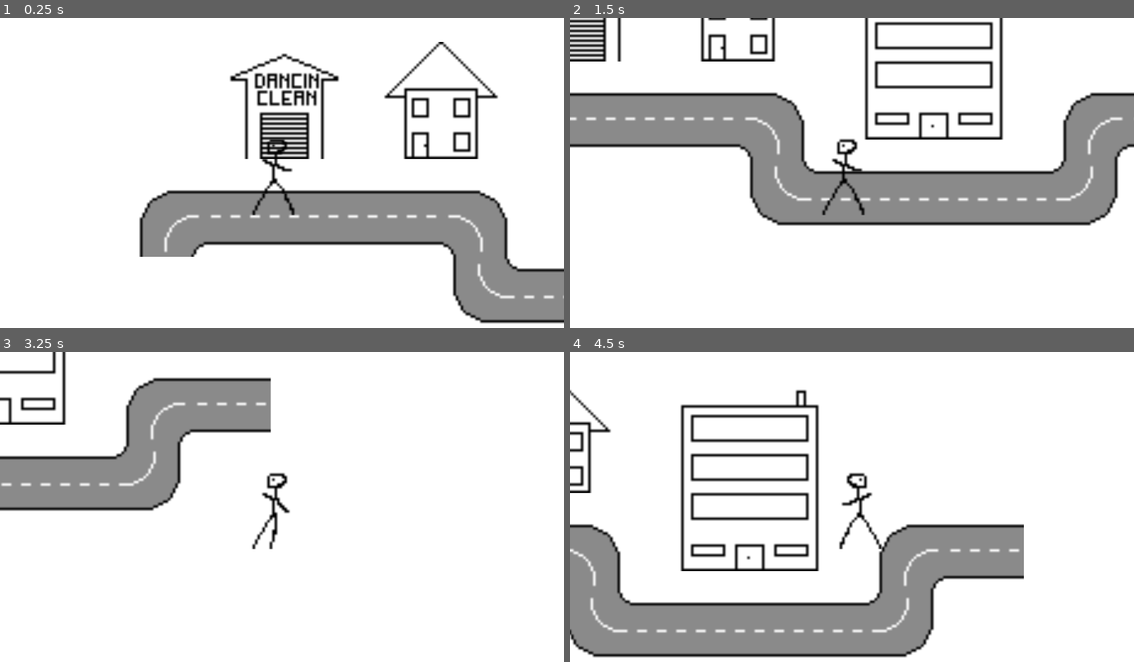
Above: before the commit, frames 1-4 (two rows, left to right).
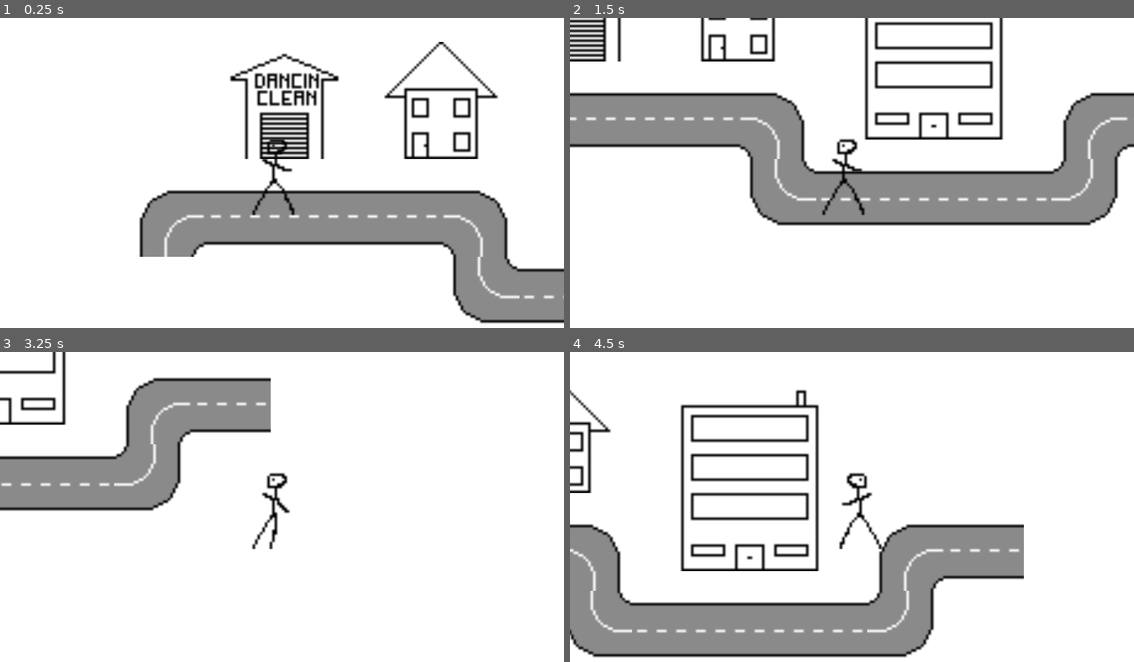
Above: after the commit, the same moments.

Repository: grafgustav/godot-stick-figure-cleaning
Game: Godot game, scene res://village.tscn
The game is run twice, just before and just after one commit, with the same random seed, the same clock (stepped at 60 frames per second) and the same inputs. The engine's default icon, where the game draws it, is replaced by a stand-in: a white triangle on a blue panel in a dark square.
Inputs:
- Up to frame 1 (0.25 s): no input
- Up to frame 2 (1.5 s): tap Enter at 0.5 s; hold D (move_right) 0.53-1.28 s; hold Space (use_tool) 0.53-1.28 s; hold S (move_down) from 1.28 s (still down); tap Space (use_tool) at 1.35 s
- Up to frame 3 (3.25 s): release S (move_down) at 2.03 s; hold D (move_right) 2.03-2.78 s; hold Space (use_tool) 2.03-2.78 s; hold W (move_up) from 2.78 s (still down); tap Space (use_tool) at 2.85 s
- Up to frame 4 (4.5 s): release W (move_up) at 3.53 s; hold Space (use_tool) 3.53-4.28 s; hold A (move_left) from 3.53 s (still down); tap Space (use_tool) at 4.35 s

The runs differ from the first frame. In frame 1, less than 0.1% of the frame differs, in the area x 29-93%, y 63-91%; in frame 2, 0.1%, in the area x 30-99%, y 31-60%; in frame 3, less than 0.1%; in frame 4, 0.1%.

Commit message:
added terrible confirm level change dialog added GameManager for some general game management some fixes probably? but even more bugs for sure

Diff:
--- a/Levels/level1.gd
+++ b/Levels/level1.gd
@@ -2,11 +2,6 @@
 extends Node2D
 
 func _ready() -> void:
-	%UI.connect("ui_broom_but_pressed", _on_broom_but_pressed)
-	%UI.connect("ui_vacuum_but_pressed", _on_vacuum_but_pressed)
-	%UI.connect("ui_hands_but_pressed", _on_hands_but_pressed)
-	%UI.connect("ui_mop_but_pressed", _on_mop_but_pressed)
-	%UI.connect("ui_tile_machine_but_pressed", _on_tile_machine_but_pressed)
 	ScoreManager.connect("player_points_updated", _on_player_points_updated)
 
 func _process(_delta: float) -> void:
--- /dev/null
+++ b/Managers/GameManager.gd
@@ -0,0 +1,34 @@
+class_name GameManagerClass
+extends Node
+
+## Manages the game state
+## transitions levels, pause, save and load games
+
+var overlay : EnterLevelDialog
+
+func connect_to_level_collision_area(area: LevelCollisionArea) -> void:
+	area.connect("level_area_entered", show_level_dialog)
+
+func show_level_dialog(level_number : int) -> void:
+	get_tree().paused = true
+	overlay = preload("res://UI/enter_level_dialog.tscn").instantiate()
+	overlay.connect("confirm_but_pressed", switch_scene_to_level.bind(level_number))
+	overlay.connect("cancel_but_pressed", cancel_dialog)
+	get_tree().current_scene.add_child(overlay)
+
+func cancel_dialog() -> void:
+	get_tree().paused = false
+	if overlay:
+		overlay.queue_free()
+
+func switch_scene_to_level(level_number : int) -> void:
+	print("Switching scene?")
+	get_tree().paused = false
+	var level_file : String
+	if GlobalStuff.LEVEL_DATA.has(level_number):
+		level_file = GlobalStuff.LEVEL_DATA[level_number]["scene_file"]
+		await get_tree().process_frame
+		get_tree().change_scene_to_file(level_file)
+	else:
+		print("Level Number has no matching file in constants", level_number)
+		cancel_dialog()
--- /dev/null
+++ b/UI/enter_level_dialog.gd
@@ -0,0 +1,13 @@
+class_name EnterLevelDialog
+extends CanvasLayer
+
+signal confirm_but_pressed
+signal cancel_but_pressed
+
+func _on_confirm_but_pressed() -> void:
+	print("Confirm pressed in Dialog")
+	confirm_but_pressed.emit()
+
+func _on_cancel_but_pressed() -> void:
+	print("Cancel pressed in Dialog")
+	cancel_but_pressed.emit()
--- /dev/null
+++ b/UI/enter_level_dialog.tscn
@@ -0,0 +1,102 @@
+[gd_scene load_steps=9 format=3 uid="uid://cvo7bwaenr3ag"]
+
+[ext_resource type="Texture2D" uid="uid://dvbcg50kj7ioh" path="res://drawings/StickFigure.png" id="1_7uhiy"]
+[ext_resource type="Script" uid="uid://dctjytw02jrjw" path="res://UI/enter_level_dialog.gd" id="1_t8axa"]
+[ext_resource type="Texture2D" uid="uid://b285gii3eudvl" path="res://drawings/village.png" id="2_o7j0p"]
+
+[sub_resource type="AtlasTexture" id="AtlasTexture_e1lbn"]
+atlas = ExtResource("1_7uhiy")
+region = Rect2(1.63448, 64.3896, 32.9336, 32.7313)
+
+[sub_resource type="AtlasTexture" id="AtlasTexture_2ydvt"]
+atlas = ExtResource("1_7uhiy")
+region = Rect2(28.7057, 96.4527, 32.7673, 32.6009)
+
+[sub_resource type="AtlasTexture" id="AtlasTexture_bixrm"]
+atlas = ExtResource("1_7uhiy")
+region = Rect2(29.8528, 33.2985, 32.2683, 32.7673)
+
+[sub_resource type="AtlasTexture" id="AtlasTexture_wybox"]
+atlas = ExtResource("2_o7j0p")
+region = Rect2(16.172, 0.017313, 16.0168, 16.1524)
+
+[sub_resource type="AtlasTexture" id="AtlasTexture_6t5gs"]
+atlas = ExtResource("2_o7j0p")
+region = Rect2(31.8458, -0.013962, 16.3387, 16.0288)
+
+[node name="EnterLevelDialog" type="CanvasLayer"]
+process_mode = 2
+script = ExtResource("1_t8axa")
+
+[node name="BodyContainer" type="PanelContainer" parent="."]
+anchors_preset = 4
+anchor_top = 0.5
+anchor_bottom = 0.5
+offset_top = -80.0
+offset_right = 106.0
+offset_bottom = 80.0
+grow_vertical = 2
+
+[node name="VBoxContainer" type="VBoxContainer" parent="BodyContainer"]
+layout_mode = 2
+
+[node name="Headline" type="Label" parent="BodyContainer/VBoxContainer"]
+layout_mode = 2
+theme_override_font_sizes/font_size = 48
+text = "LEVEL N"
+
+[node name="ToolsNeededLabel" type="Label" parent="BodyContainer/VBoxContainer"]
+layout_mode = 2
+theme_override_font_sizes/font_size = 32
+text = "Tools Needed"
+
+[node name="ToolsNeededContainer" type="HBoxContainer" parent="BodyContainer/VBoxContainer"]
+layout_mode = 2
+
+[node name="TextureRect" type="TextureRect" parent="BodyContainer/VBoxContainer/ToolsNeededContainer"]
+layout_mode = 2
+texture = SubResource("AtlasTexture_e1lbn")
+
+[node name="TextureRect2" type="TextureRect" parent="BodyContainer/VBoxContainer/ToolsNeededContainer"]
+layout_mode = 2
+texture = SubResource("AtlasTexture_2ydvt")
+
+[node name="TextureRect3" type="TextureRect" parent="BodyContainer/VBoxContainer/ToolsNeededContainer"]
+layout_mode = 2
+texture = SubResource("AtlasTexture_bixrm")
+
+[node name="RewardsLabel" type="Label" parent="BodyContainer/VBoxContainer"]
+layout_mode = 2
+theme_override_font_sizes/font_size = 32
+text = "Rewards"
+
+[node name="RewardContainer" type="HBoxContainer" parent="BodyContainer/VBoxContainer"]
+layout_mode = 2
+
+[node name="RewardDollarLabel" type="Label" parent="BodyContainer/VBoxContainer/RewardContainer"]
+layout_mode = 2
+theme_override_font_sizes/font_size = 24
+text = "$"
+
+[node name="RewardLabel" type="Label" parent="BodyContainer/VBoxContainer/RewardContainer"]
+layout_mode = 2
+theme_override_font_sizes/font_size = 24
+text = "XXX"
+
+[node name="ButtonContainer" type="HBoxContainer" parent="BodyContainer/VBoxContainer"]
+layout_mode = 2
+alignment = 1
+
+[node name="ConfirmBut" type="TextureButton" parent="BodyContainer/VBoxContainer/ButtonContainer"]
+layout_mode = 2
+texture_normal = SubResource("AtlasTexture_wybox")
+stretch_mode = 5
+
+[node name="CancelBut" type="TextureButton" parent="BodyContainer/VBoxContainer/ButtonContainer"]
+layout_mode = 2
+size_flags_horizontal = 8
+texture_normal = SubResource("AtlasTexture_6t5gs")
+stretch_mode = 5
+
+[connection signal="pressed" from="BodyContainer/VBoxContainer/ButtonContainer/ConfirmBut" to="." method="_on_confirm_but_pressed"]
+[connection signal="pressed" from="BodyContainer/VBoxContainer/ButtonContainer/CancelBut" to="." method="_on_cancel_but_pressed"]
--- a/global_stuff.gd
+++ b/global_stuff.gd
@@ -48,8 +48,12 @@
 const TILE_MACHINE := "res://Tools/tile_floor_cleaner.tscn"
 
 ## LEVELS
-const LEVELS = {
-	1: "res://Levels/level1.tscn"
+const LEVEL_DATA = {
+	1: {
+		"scene_file": "res://Levels/level1.tscn",
+		"points": 100,
+		"tools_needed": [BROOM, MOP, HANDS]
+	}
 }
 
 ## MISC
--- a/level_collision_area.gd
+++ b/level_collision_area.gd
@@ -5,6 +5,9 @@
 
 @export var level_number : int
 
+func _ready() -> void:
+	GameManager.connect_to_level_collision_area(self)
+
 func _on_body_entered(body: Node2D) -> void:
 	if body.is_in_group("Player"):
 		level_area_entered.emit(level_number)
--- a/player.gd
+++ b/player.gd
@@ -1,7 +1,5 @@
 class_name Player
 extends CharacterBody2D
-
-signal player_points_updated
 
 var equipped_tool : AbstractTool
 var carried_smudge : AbstractSmudge
--- a/project.godot
+++ b/project.godot
@@ -20,6 +20,7 @@
 GlobalStuff="*res://global_stuff.gd"
 ScoreManager="*res://Managers/ScoreManager.gd"
 ToolManager="*res://Managers/ToolManager.gd"
+GameManager="*res://Managers/GameManager.gd"
 
 [global_group]
 
--- a/ui.gd
+++ b/ui.gd
@@ -1,11 +1,6 @@
 class_name Ui
 extends Control
 
-signal ui_vacuum_but_pressed
-signal ui_broom_but_pressed
-signal ui_hands_but_pressed
-signal ui_mop_but_pressed
-signal ui_tile_machine_but_pressed
 signal ui_tool_but_pressed(tool_scene: String)
 
 func _ready() -> void:
--- a/ui.tscn
+++ b/ui.tscn
@@ -25,7 +25,7 @@
 atlas = ExtResource("2_27fn8")
 region = Rect2(34.6638, 32.9026, 21.697, 31.8637)
 
-[node name="UI" type="Control" groups=["UI"]]
+[node name="GameLevelUI" type="Control" groups=["UI"]]
 layout_mode = 3
 anchors_preset = 15
 anchor_right = 1.0
--- a/village.gd
+++ b/village.gd
@@ -6,12 +6,14 @@
 	var children = get_children()
 	for child in children:
 		if child is LevelCollisionArea:
-			child.connect("level_area_entered", _on_level_area_entered)
+			##child.connect("level_area_entered", _on_level_area_entered)
+			pass
 
 func _on_level_area_entered(level_number : int) -> void:
 	var level_file : String
-	if GlobalStuff.LEVELS.has(level_number):
-		level_file = GlobalStuff.LEVELS[level_number]
-		var ret := get_tree().change_scene_to_file(level_file)
+	if GlobalStuff.LEVEL_DATA.has(level_number):
+		level_file = GlobalStuff.LEVEL_DATA[level_number]["scene_file"]
+		await get_tree().process_frame
+		get_tree().change_scene_to_file(level_file)
 	else:
 		print("Level Number has no matching file in constants", level_number)
Not shown, added: Managers/GameManager.gd.uid
Not shown, added: UI/enter_level_dialog.gd.uid
Not shown, added: drawings/CancelBut.png.import
Not shown, added: drawings/ConfirmBut.png.import
Not shown, added: drawings/Screenshot 2025-09-16 at 13.21.00.png.import
Not shown, added: drawings/Screenshot 2025-09-16 at 13.21.12.png.import
Binary file changed: drawings/village.png
Not shown, changed: .DS_Store
Not shown, changed: drawings/.DS_Store
